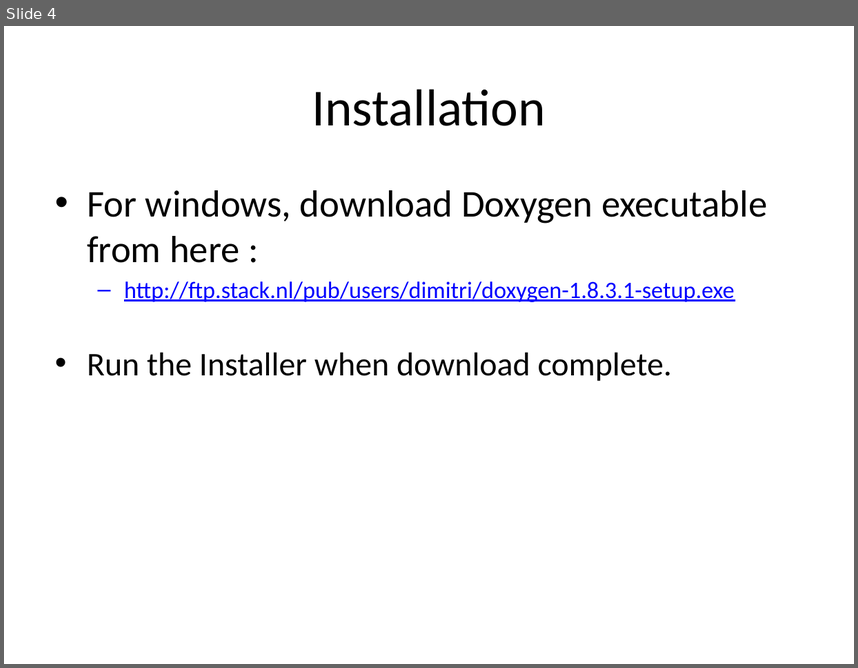
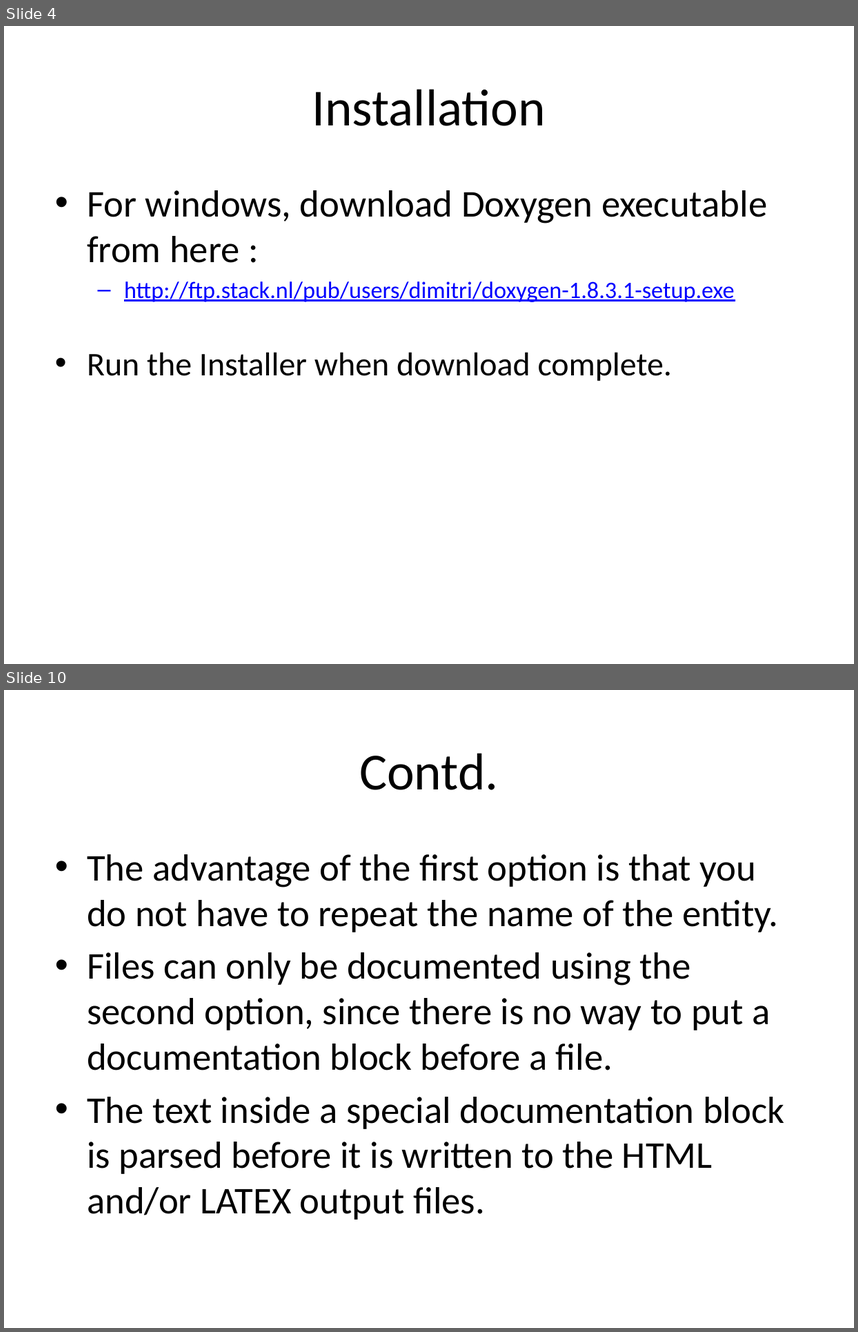
Before and after one commit to rongpt/trygit, a slide deck: Doxygen.pptx. Shown one above the other, each under a label of ours: slide 4 before the commit, slides 4 and 10 after it; the slides between them are not shown. The pictures are 858x668 and 858x1332 pixels, drawn with LibreOffice and Linux fonts; fonts in the diff are those of the drawing. Boxes give left, top, right and bottom in pixels: in the first picture for what was removed or moved away, otherwise in the second. Text is boxed around its words. In the diff, an @@ line names an element or a change of style, - is before the commit and + after.

```diff
--- a/Doxygen.pptx
+++ b/Doxygen.pptx
@@ slide 10 added at <box>4,690,854,1328</box>, background #FFFFFF @@
@@ title added at <box>359,753,499,790</box>, 44 pt, text #000000 @@
+Contd.
@@ text added at <box>87,854,784,1219</box>, 32 pt, text #000000 @@
+• The advantage of the first option is that you do not have to repeat the name of the entity.
+• Files can only be documented using the second option, since there is no way to put a documentation block before a file.
+• The text inside a special documentation block is parsed before it is written to the HTML and/or LATEX output files.
```
Also in this commit, not shown: 6 other slides added.
